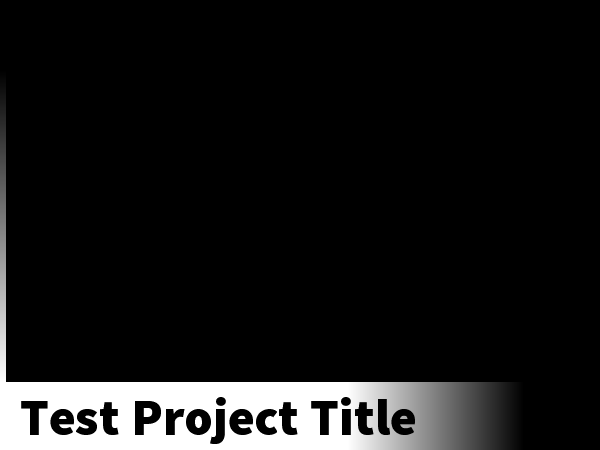
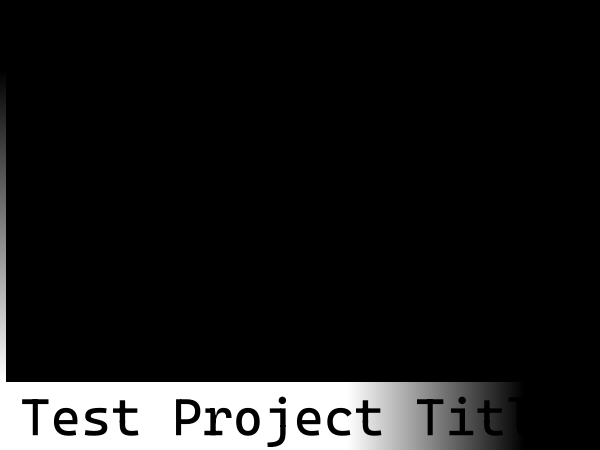
Layer changes from the first 600x450 image to the second:
painted on "Title BG" over bbox(21, 396, 522, 447)
painted on "Image" over bbox(21, 396, 522, 447)
